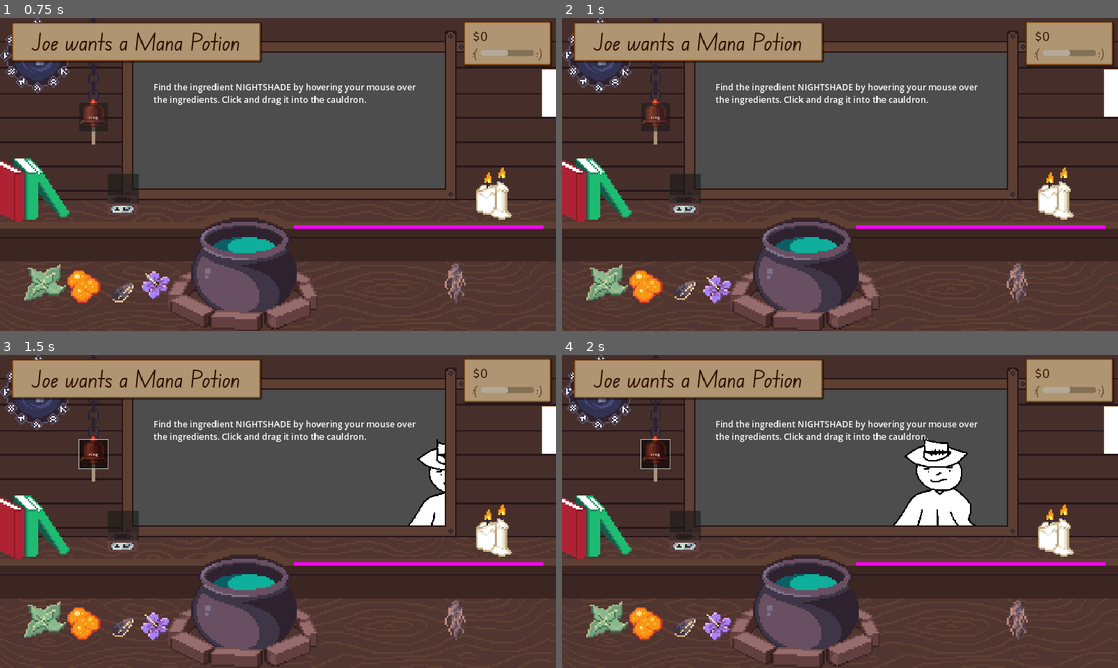
Above: before the commit, frames 1-4 (two rows, left to right).
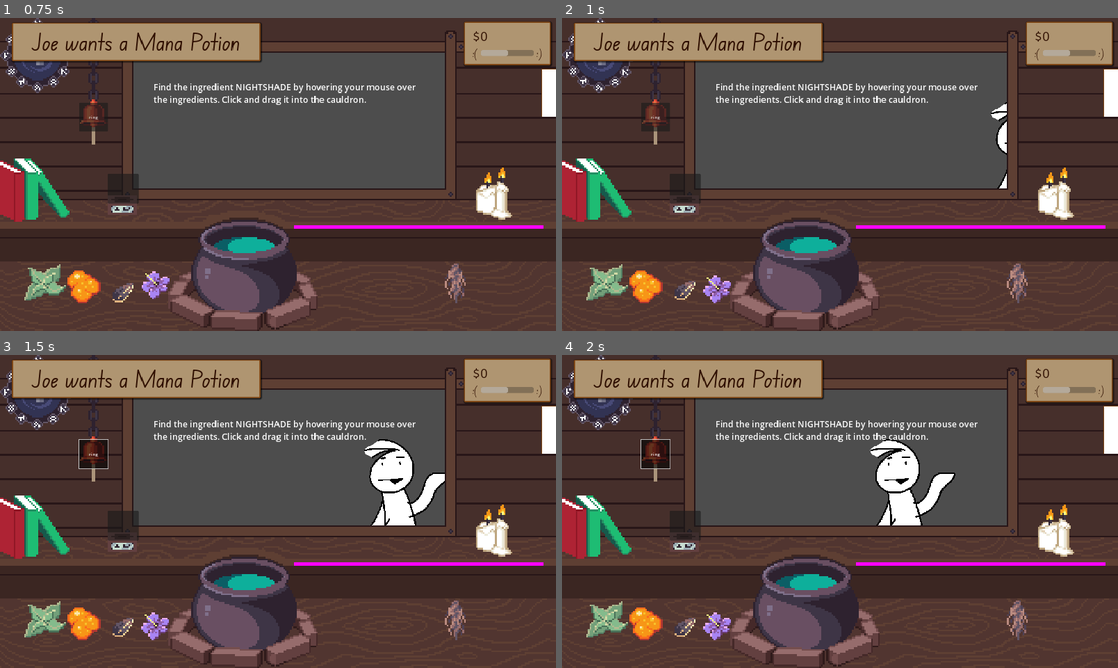
Above: after the commit, the same moments.

Repository: HuskyGameDev/2024s-team3
Game: Godot game, scene res://Scenes/UI/Title.tscn
Two runs of this game, one before a commit and one after it. Both use one fixed random seed, a clock stepped at 60 frames per second and the inputs below.
Inputs:
- Up to frame 1 (0.75 s): click "New Game" at 0.5 s
- Up to frame 2 (1 s): no input
- Up to frame 3 (1.5 s): click "ring" at 1.25 s
- Up to frame 4 (2 s): no input

Frame 1 is identical in both runs. In frame 2, 0.3% of the frame differs, in the area x 77-80%, y 26-55%; in frame 3, 2.7%; in frame 4, 3.4%, in the area x 55-75%, y 26-55%.

Commit message:
moved customer spawner and bell into main

Diff:
--- a/Scenes/Screens/Main.tscn
+++ b/Scenes/Screens/Main.tscn
@@ -4,9 +4,8 @@
 [ext_resource type="Texture2D" uid="uid://dbueov7x0qeqe" path="res://Assets/Sprites/320x180 Vision.png" id="2_u1ul0"]
 [ext_resource type="PackedScene" uid="uid://cjjarcohy2vqe" path="res://Scenes/Cauldron.tscn" id="3_qla3h"]
 [ext_resource type="PackedScene" uid="uid://6acoxw3otoc3" path="res://Scenes/Ingredient.tscn" id="4_spw6y"]
-[ext_resource type="PackedScene" path="res://Scenes/UI/MoneyAndRep.tscn" id="5_0uejy"]
+[ext_resource type="PackedScene" uid="uid://bru1ae5j80tii" path="res://Scenes/UI/MoneyAndRep.tscn" id="5_0uejy"]
 [ext_resource type="Script" path="res://Scripts/pedestal.gd" id="5_8dqgv"]
-[ext_resource type="Script" path="res://Scripts/spawnCustomers.gd" id="7_bs1qt"]
 [ext_resource type="Texture2D" uid="uid://cbnjnkfq7dsfm" path="res://Assets/Sprites/Ingredients/thistle_root.png" id="9_hda4l"]
 [ext_resource type="Script" path="res://Scripts/Types/ingredient_data.gd" id="10_06cbu"]
 [ext_resource type="PackedScene" uid="uid://br236elfur261" path="res://Scenes/UI/Drawer.tscn" id="10_tnf6t"]
@@ -75,10 +74,6 @@
 
 [node name="Main" type="Node2D"]
 script = ExtResource("1_0ufrw")
-
-[node name="CustomerSpawner" type="Sprite2D" parent="."]
-position = Vector2(917, 321)
-script = ExtResource("7_bs1qt")
 
 [node name="CanvasLayer" type="CanvasLayer" parent="."]
 
@@ -286,7 +281,6 @@
 [node name="Clock" parent="." instance=ExtResource("16_17ho7")]
 position = Vector2(2.38419e-07, 0)
 
-[connection signal="orderToBell" from="CustomerSpawner" to="ringBell" method="_on_customer_spawner_order_to_bell"]
 [connection signal="potion_made" from="Cauldron" to="." method="_on_cauldron_potion_made"]
 [connection signal="body_entered" from="shelfArea" to="." method="_on_shelf_body_entered"]
 [connection signal="button_up" from="Pedestal" to="Pedestal" method="_on_button_up"]
@@ -295,6 +289,7 @@
 [connection signal="body_exited" from="Pedestal/InvArea" to="Pedestal" method="_on_inv_area_body_exited"]
 [connection signal="body_shape_entered" from="Pedestal/InvArea" to="Pedestal" method="_on_inv_area_body_shape_entered"]
 [connection signal="input_event" from="Pedestal/InvArea" to="Pedestal" method="_on_inv_area_input_event"]
-[connection signal="CorrectGoToCustSpawner" from="ringBell" to="CustomerSpawner" method="_on_ring_bell_correct_go_to_cust_spawner"]
+[connection signal="CorrectGoToCustSpawner" from="ringBell" to="." method="_on_ring_bell_correct_go_to_cust_spawner"]
 [connection signal="CorrectGoToCustSpawner" from="ringBell" to="Pedestal" method="_on_customer_take_potion"]
+[connection signal="pressed" from="ringBell" to="." method="_on_ring_bell_pressed"]
 [connection signal="salt_made" from="Crucible" to="." method="_on_crucible_salt_made"]
--- a/Scripts/Clock.gd
+++ b/Scripts/Clock.gd
@@ -5,22 +5,16 @@
 @onready var symbol9 = $"Time Circles/Time Symbol9"
 @onready var tween = create_tween()
 
-
 var rotation_speed = 1
 
 # Called when the node enters the scene tree for the first time.
 func _ready():
 	tween.tween_method(_clock_rotation, 0, 360, (abs(GameTime.STORE_OPEN_TIME - GameTime.STORE_CLOSE_TIME) * GameTime.GAME_TIME_SCALE)).set_trans(Tween.TRANS_LINEAR)
 
-
 # Called every frame. 'delta' is the elapsed time since the previous frame.
-func _process(delta):
+func _process(_delta):
 	if dayLabel.text != str(GameTime.day):
 		dayLabel.text = str(GameTime.day)
 
-
-
-
-
 func _clock_rotation(value: int):
 	timeCircles.rotation_degrees = value
--- a/Scripts/crucible.gd
+++ b/Scripts/crucible.gd
@@ -19,7 +19,3 @@
 		print("click")
 		salt_made.emit("pine_resin")
 		hasSalt=false
-
-
-func _on_area_2d_body_entered(body):
-	pass # Replace with function body.
--- a/Scripts/main.gd
+++ b/Scripts/main.gd
@@ -2,6 +2,36 @@
 
 var PotionScene = preload("res://Scenes/Potion.tscn")
 var IngredientScene = preload("res://Scenes/Ingredient.tscn")
+
+const NAMES_DATA_PATH = "res://Assets/Data/CustomerNames.txt"
+const SPRITES_DIR_PATH = "res://Assets/Sprites/Customers"
+const customerScene = preload("res://Scenes/Customer.tscn")
+
+var txtBox = preload("res://Scenes/UI/textBox.tscn") # general textbox
+
+var custArray:Array[Customer] = []
+var customerNames:Array[String] = []
+var customerSprites:Array[Texture2D] = []
+var currentCustomer
+
+var outWalkSpeed # start walking out from a standstill but not with constant acceleration, change speed when walking out
+const customerStartLocation = (Vector2(1800,500))
+var customerEndLocation = (Vector2(1200,500))
+var customerWalkOutLocation = (Vector2(-650, 150))
+
+var sizeOfCustomers = 3
+var t = 0.0 # interpolation t walk value for the x direction
+var o = 0.0
+
+signal potionData
+signal CorrectGoToCustSpawner
+var custOrder:String
+var orderPrice:int
+var orderRep:int
+var potionOnPedestal:String
+
+
+var walkOut
 
 func _ready():
 	GameTime.start_day()
@@ -15,6 +45,48 @@
 	drawer.make_inv_object.connect(_on_inv_dragged) #moving object out of inventory
 	pedestal.make_ped_object.connect(_on_ped_pressed) #moving object out of pedestal
 	# Called when the node enters the scene tree for the first time.
+
+	# create a customer array with all of the orders for the day
+	custArray = PlayerData.save.currentLocation.get_customer_requests(sizeOfCustomers)
+
+	# set up the array of customer names
+	var namesFile = FileAccess.open(NAMES_DATA_PATH, FileAccess.READ)
+	if namesFile:
+		while not namesFile.eof_reached():
+			var nextLine = namesFile.get_line()
+			if(nextLine != ""): customerNames.append(nextLine)
+		namesFile.close()
+
+	# set up the array of customer sprites
+	var spritesDir = DirAccess.open(SPRITES_DIR_PATH)
+	if spritesDir:
+		for fileName:String in spritesDir.get_files():
+			if fileName.get_extension() == "import": continue
+			customerSprites.append(ResourceLoader.load(SPRITES_DIR_PATH+"/"+fileName, "Texture2D"))
+
+	spawn_customer()
+
+func _process(delta):
+	# x
+	if(!walkOut): # walk in
+		if(t < 1):
+			t += (delta * (currentCustomer.data.walkSpeed))
+			#print(t)
+			currentCustomer.position = customerStartLocation.lerp(customerEndLocation, t)
+
+		#=================================================# w / o
+	# x
+	if(walkOut):
+		#print("o at walkouit is: ", o)
+		if(o < 1 ):
+			o += (delta * (outWalkSpeed) )
+			if(outWalkSpeed < 2): # slower, interpole was too fast
+				outWalkSpeed += .005
+			#print(t)
+			currentCustomer.position = customerEndLocation.lerp(customerWalkOutLocation, o) # careful child and parent coordinate issues
+
+		if(o >= 1):
+			nextCust()
 
 func next_step(id): #tutorial progression
 	if id == "nightshade_petals" && get_node("Tutorial/NightShadeText").visible == true:
@@ -84,3 +156,67 @@
 
 func _on_shelf_body_entered(body):
 	body.rotation = 0
+
+func spawn_customer():
+	# instatiate a customer scene
+	#print("start location is: ", customerStartLocation, " end is: ", customerEndLocation, " Walk out is: ", customerWalkOutLocation)
+
+	walkOut = false
+	currentCustomer = customerScene.instantiate()
+	currentCustomer.set_sprite(customerSprites[randi() % customerSprites.size()]) # set customer's sprite randomly
+	currentCustomer.position = customerStartLocation
+	add_child(currentCustomer) # add new customer to the main scene so you can see it
+	move_child(currentCustomer, 0)
+
+	print("valid cust? ",is_instance_valid(currentCustomer))
+
+	# set up the customer's data
+	custArray[0].customerName = customerNames[randi() % customerNames.size()] # set customer's name randomly
+	currentCustomer._setup(custArray[0])
+
+	# display what the customer wants
+	var currentTxtBox = txtBox.instantiate() # ready current textbox
+	var formatString = "%s wants a %s"
+	var actualString = formatString % [str(currentCustomer.data.customerName), str(currentCustomer.data.order.name)]
+	currentTxtBox.order = actualString
+	add_child(currentTxtBox) # show
+
+	# send data to Bell
+	_on_customer_spawner_order_to_bell(currentCustomer.data)
+
+	outWalkSpeed = currentCustomer.data.walkSpeed / 80
+	print("outwalkspeed is: ", outWalkSpeed)
+
+func _on_ring_bell_correct_go_to_cust_spawner(_id): # code gets here when there is a correct order
+	print(currentCustomer.data.customerName, " recieved a ",  currentCustomer.data.order.name)
+	walkOut = true
+	o = 0 # need a reset
+
+#func wait(seconds: float) -> void:
+	#await get_tree().create_timer(seconds).timeout
+
+func nextCust():
+	currentCustomer.queue_free()
+	t = 0
+	o = 0
+	spawn_customer()
+
+func _on_pedestal_send_to_bell(item):
+	potionOnPedestal = item.id
+
+
+func _on_customer_spawner_order_to_bell(data):
+	custOrder = data.order.id
+	orderPrice = data.orderPrice
+	orderRep = data.reputationChange
+
+func _on_ring_bell_pressed():
+	if !potionOnPedestal: return
+	if custOrder == potionOnPedestal:
+		print("correct order!")
+		CorrectGoToCustSpawner.emit(potionOnPedestal) # send another one, get ride of this guy
+		potionOnPedestal = ""
+		PlayerData.changeMoney(orderPrice)
+		PlayerData.changeReputation(orderRep)
+	else:
+		PlayerData.changeReputation(orderRep * -1)
--- a/Scripts/spawnCustomers.gd
+++ b/Scripts/spawnCustomers.gd
@@ -5,117 +5,11 @@
 # the customers can be created with different attributes in this script like walking speed, lore, order, ect. or default values
 # the object itself is a scene that will be instatiated when it is needed later to save reasources
 
-const NAMES_DATA_PATH = "res://Assets/Data/CustomerNames.txt"
-const SPRITES_DIR_PATH = "res://Assets/Sprites/Customers"
-const customerScene = preload("res://Scenes/Customer.tscn")
-
-var txtBox = preload("res://Scenes/UI/textBox.tscn") # general textbox
-
-var custArray:Array[Customer] = []
-var customerNames:Array[String] = []
-var customerSprites:Array[Texture2D] = []
-var currentCustomer
-
-var outWalkSpeed # start walking out from a standstill but not with constant acceleration, change speed when walking out
-const customerStartLocation = (Vector2(1200,200))
-var customerEndLocation = (Vector2(400,170))
-var customerWalkOutLocation = (Vector2(-650, 150))
-
-var sizeOfCustomers = 3
-var t = 0.0 # interpolation t walk value for the x direction
-var o = 0.0
-
-signal orderToBell
-var walkOut
 
 
-# Called when the node enters the scene tree for the first time.
-func _ready():
-	# create a customer array with all of the orders for the day
-	custArray = PlayerData.save.currentLocation.get_customer_requests(sizeOfCustomers)
-
-	# set up the array of customer names
-	var namesFile = FileAccess.open(NAMES_DATA_PATH, FileAccess.READ)
-	if namesFile:
-		while not namesFile.eof_reached():
-			var nextLine = namesFile.get_line()
-			if(nextLine != ""): customerNames.append(nextLine)
-		namesFile.close()
-
-	# set up the array of customer sprites
-	var spritesDir = DirAccess.open(SPRITES_DIR_PATH)
-	if spritesDir:
-		for fileName:String in spritesDir.get_files():
-			if fileName.get_extension() == "import": continue
-			customerSprites.append(ResourceLoader.load(SPRITES_DIR_PATH+"/"+fileName, "Texture2D"))
-
-	spawn_customer()
 
 
-func spawn_customer():
-	# instatiate a customer scene
-	#print("start location is: ", customerStartLocation, " end is: ", customerEndLocation, " Walk out is: ", customerWalkOutLocation)
 
-	walkOut = false
-	currentCustomer = customerScene.instantiate()
-	currentCustomer.set_sprite(customerSprites[randi() % customerSprites.size()]) # set customer's sprite randomly
-	currentCustomer.position = customerStartLocation
-	add_child(currentCustomer) # add new customer to the main scene so you can see it
-
-	print("valid cust? ",is_instance_valid(currentCustomer))
-
-	# set up the customer's data
-	custArray[0].customerName = customerNames[randi() % customerNames.size()] # set customer's name randomly
-	currentCustomer._setup(custArray[0])
-
-	# display what the customer wants
-	var currentTxtBox = txtBox.instantiate() # ready current textbox
-	var formatString = "%s wants a %s"
-	var actualString = formatString % [str(currentCustomer.data.customerName), str(currentCustomer.data.order.name)]
-	currentTxtBox.order = actualString
-	add_child(currentTxtBox) # show
-
-	# send data to Bell
-	orderToBell.emit(currentCustomer.data)
-
-	outWalkSpeed = currentCustomer.data.walkSpeed / 80
-	print("outwalkspeed is: ", outWalkSpeed)
 
 
 # Called every frame. 'delta' is the elapsed time since the previous frame.
-func _process(delta):
-	# x
-	if(!walkOut): # walk in
-		if(t < 1):
-			t += (delta * (currentCustomer.data.walkSpeed))
-			#print(t)
-			currentCustomer.position = customerStartLocation.lerp(customerEndLocation, t)
-
-		#=================================================# w / o
-	# x
-	if(walkOut):
-		#print("o at walkouit is: ", o)
-		if(o < 1 ):
-			o += (delta * (outWalkSpeed) )
-			if(outWalkSpeed < 2): # slower, interpole was too fast
-				outWalkSpeed += .005
-			#print(t)
-			currentCustomer.position = customerEndLocation.lerp(customerWalkOutLocation, o) # careful child and parent coordinate issues
-
-		if(o >= 1):
-			nextCust()
-
-
-func _on_ring_bell_correct_go_to_cust_spawner(id): # code gets here when there is a correct order
-	print(currentCustomer.data.customerName, " recieved a ",  currentCustomer.data.order.name)
-	walkOut = true
-	o = 0 # need a reset
-
-#func wait(seconds: float) -> void:
-	#await get_tree().create_timer(seconds).timeout
-
-func nextCust():
-	currentCustomer.queue_free()
-	t = 0
-	o = 0
-	spawn_customer()
--- a/project.godot
+++ b/project.godot
@@ -31,6 +31,10 @@
 
 project/assembly_name="Baba Yaga-s Bottles"
 
+[filesystem]
+
+import/blender/enabled=false
+
 [input]
 
 click={
Not shown: 2 places in Scenes/Customer.tscn that only renumber resources
Not shown: 1 places in Scenes/Screens/Main.tscn that only renumber resources
